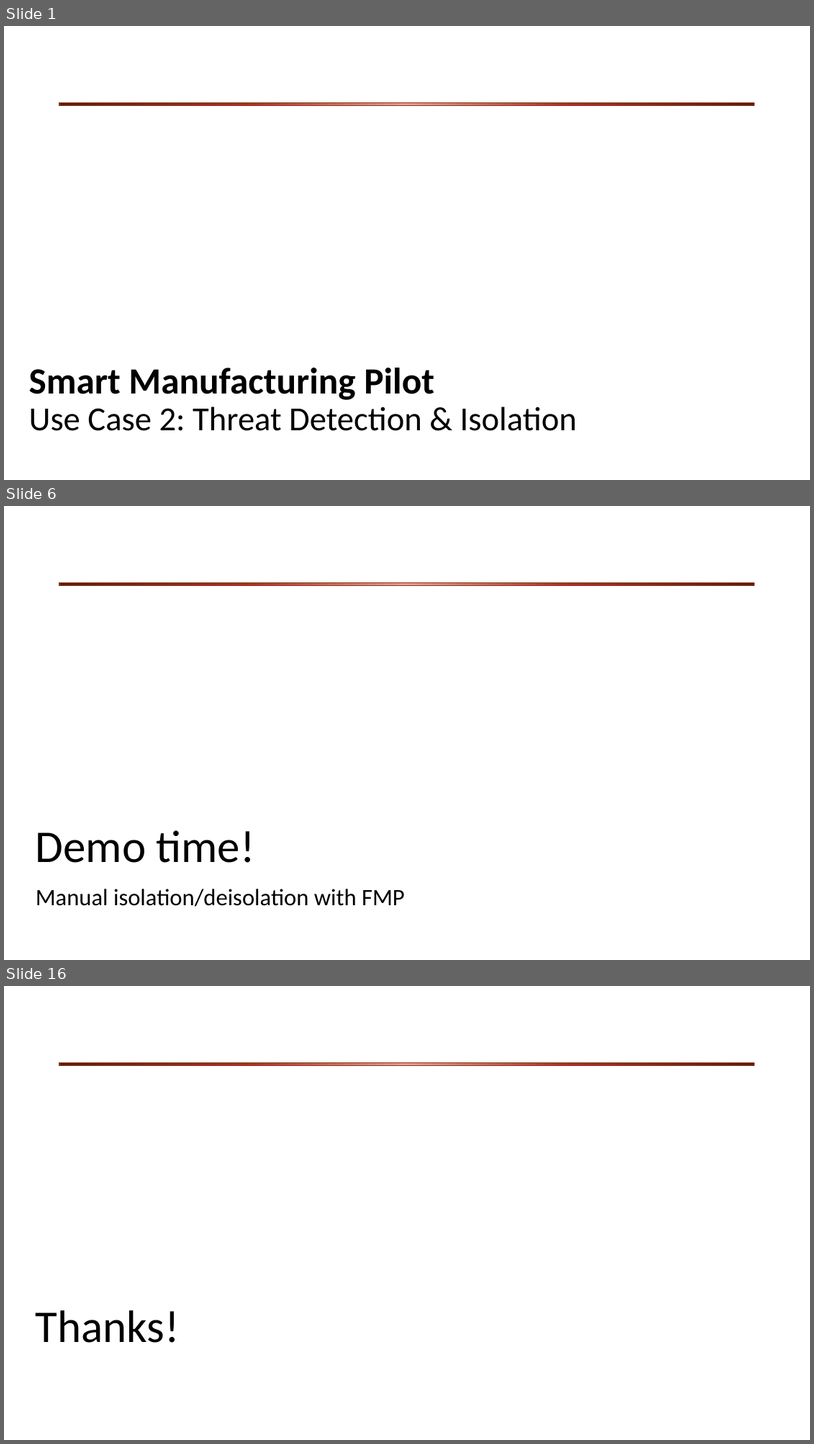
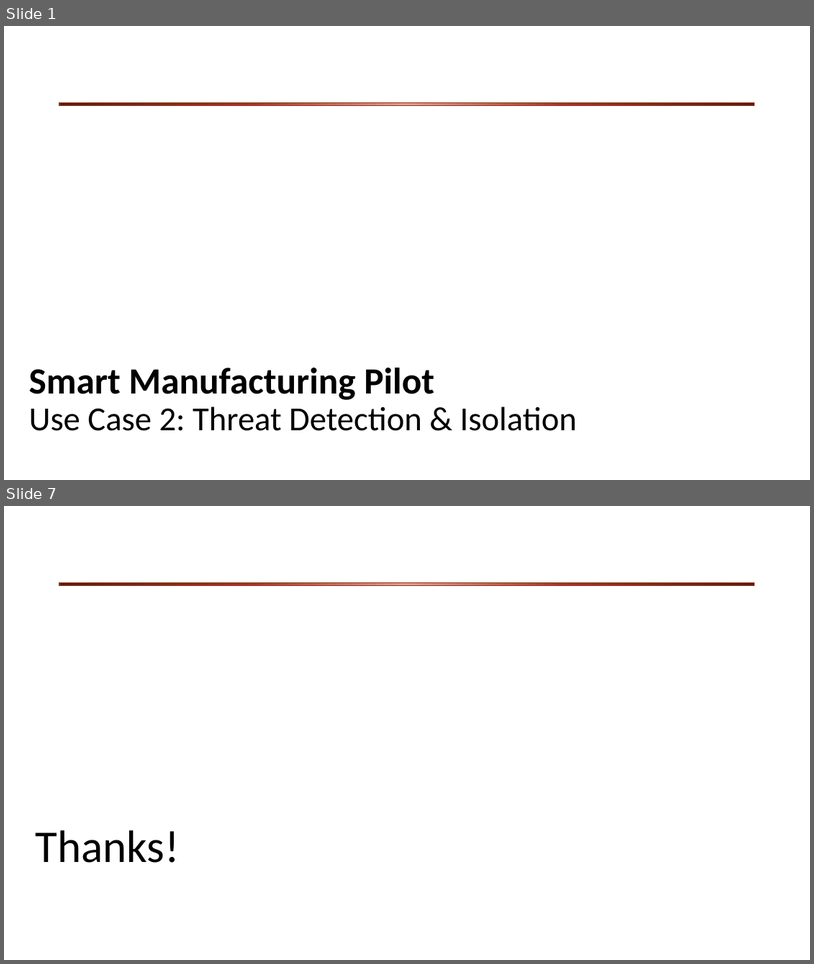
Before and after one commit to sonata-nfv/tng-industrial-pilot, a slide deck: doc/review-slides/uc2-review.pptx. Shown one above the other, each under a label of ours: slides 1, 6 and 16 before the commit, slides 1 and 7 after it; the slides between them are not shown. The pictures are 814x1444 and 814x964 pixels, drawn with LibreOffice and Linux fonts; fonts in the diff are those of the drawing; background and template pictures are left out. Boxes give left, top, right and bottom in pixels: in the first picture for what was removed or moved away, otherwise in the second. Text is boxed around its words. In the diff, an @@ line names an element or a change of style, - is before the commit and + after.

```diff
--- a/doc/review-slides/uc2-review.pptx
+++ b/doc/review-slides/uc2-review.pptx
@@ slide 6 removed at [4, 506, 810, 960], background #FFFFFF; not listed: 1 template element that a slide beside it also shows @@
@@ title removed at [36, 830, 255, 862] @@
-Demo time!
@@ subtitle removed at [36, 888, 405, 906] @@
-Manual isolation/deisolation with FMP
@@ what was slide 16 is now slide 7 @@
```
Also in this commit, not shown: 3 slides changed, 2 slides added, 10 other slides removed, 1 other file.
